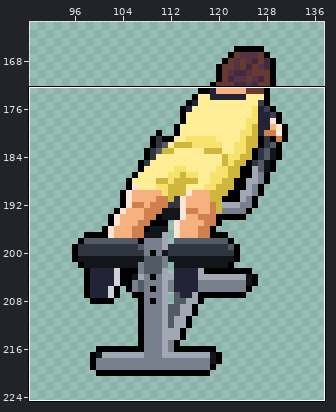
Pixel-art file, stored at T/android/assets/gym2.aseprite. The picture above shows the old version from afar; the outline marks the close-up.
Close-up. Old version:
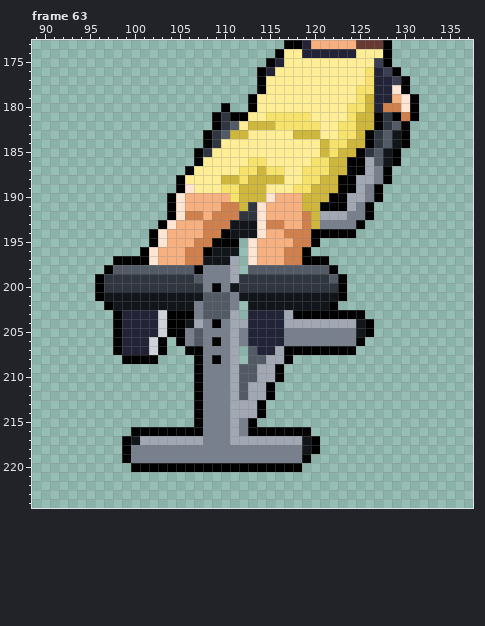
400x225 pixels, 67 frames. Colours within 5 levels of each other are drawn and written as one. Shown: frame 63: x 89..137, y 173..224. The wide view leaves out empty margins. The commit also changed other frames or places, which this record leaves out.
New version:
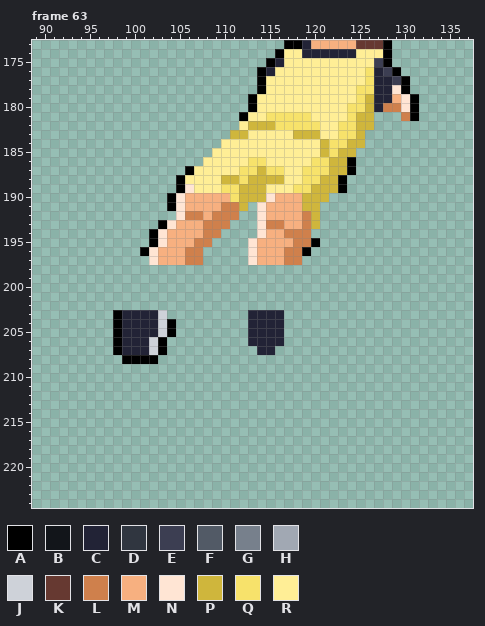
Palette (. is transparent): A #000000  B #12151a  C #222336  D #303640  E #3c3e52  F #525a66  G #77808c  H #a1a8b3  J #ced2d9  K #663931  L #cf804c  M #f7b080  N #ffe5d4  P #cfb63c  Q #f7e26b  R #ffee96
Change:
layer "hiper" now hidden
Frame 63:
y 180: x 110 A -> .
y 181: x 109..111 ADA -> ...; x 127..129 ADA -> ...
y 182: x 109..111 ADF -> ...; x 127..130 ADFA -> ....
y 183: x 108..110 ADF -> ...; x 126..130 ADFBA -> .....
y 184: x 108..109 AD -> ..; x 126..130 ADFBA -> .....
y 185: x 107..108 AD -> ..; x 125..129 ADFBA -> .....
y 186: x 107 A -> .; x 125..129 AHFBA -> .....
y 187: x 125..128 AHGA -> ....
y 188: x 124..128 AHHGA -> .....
y 189: x 124..127 AHGA -> ....
y 190: x 122..127 AAHHGA -> ......
y 191: x 113 D -> .; x 121..126 AAAHGA -> ......
y 192: x 104 A -> .; x 112..113 DD -> ..; x 121..126 HHHGGA -> ......
y 193: x 111..113 BBB -> ...; x 121..125 GGGGA -> .....
y 194: x 110..113 ABBB -> ....; x 120..124 AAAAA -> .....
y 195: x 109..111 AAA -> ...
y 196: x 108..111 ABBB -> ....
y 197: x 98..101 AAAA -> ....; x 108..111 BBBH -> ....; x 119..121 AAA -> ...
y 198: x 97..111 AFFFFFFFFFAGGGH -> ...............; x 113..122 FFFFFFFFFA -> ..........
y 199: x 96..123 ADDDDDDDDDDFGGGHDDDDDDDDDDFA -> ............................
y 200: x 96..123 ADDDDDDDDDDDGAGBDDDDDDDDDDDA -> ............................
y 201: x 96..123 ABBBBBBBBBBBFFFGBBBBBBBBBBBA -> ............................
y 202: x 97..111 ABBBBBBBBBGFFFG -> ...............; x 113..122 BBBBBBBBBA -> ..........
y 203: x 104..111 AAAGFFFH -> ........; x 117..125 HAAAAAAAA -> .........
y 204: x 105..112 ABHGAGHH -> ........; x 117..126 HHHHHHHHBA -> ..........
y 205: x 105..112 AGFGGGHG -> ........; x 117..126 GGGGGGGGBA -> ..........
y 206: x 105..112 AGFGAGHG -> ........; x 117..125 GGGGGGGGA -> .........
y 207: x 106..111 AAGGGH -> ......; x 113 F -> .; x 116..124 HAAAAAAAA -> .........
y 208: x 107..111 AGAGH -> .....; x 113..117 FFHHA -> .....
y 209..210: x 107..116 AGGGHFFHHA -> ..........
y 211..212: x 107..115 AGGGHFHHA -> .........
y 213..214: x 107..114 AGGGHHHA -> ........
y 215: x 107..113 AGGGHGA -> .......
y 216: x 100..119 AAAAAAAAGGGHGAAAAAAA -> ....................
y 217: x 99..120 ABHHHHHHHGGGHHHHHHHHBA -> ......................
y 218: x 99..120 AGGGGGGGGGGGGGGGGGGGBA -> ......................
y 219: x 99..119 AGGGGGGGGGGGGGGGGGGGA -> .....................
y 220: x 100..118 AAAAAAAAAAAAAAAAAAA -> ...................
Where, in picture pixels (left, top, right, bottom), the same in both close-ups:
erased: (95, 103, 410, 472)
